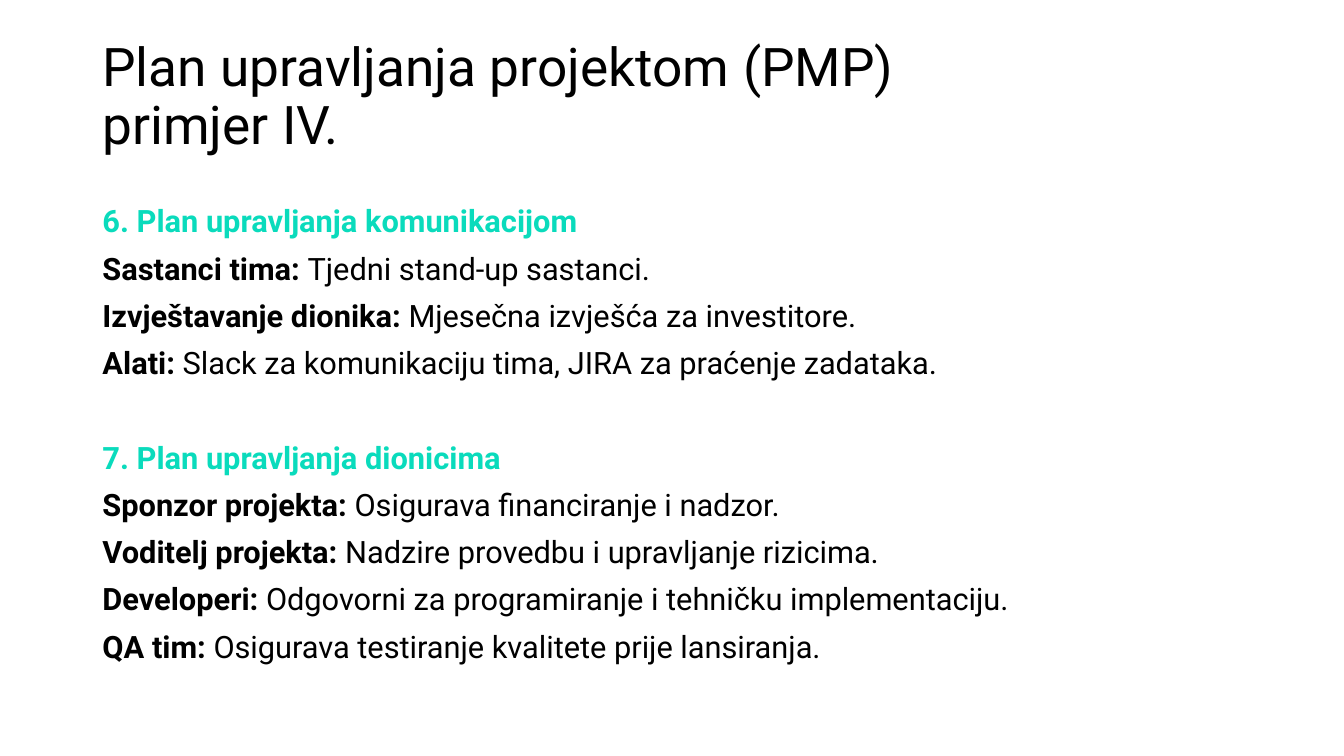
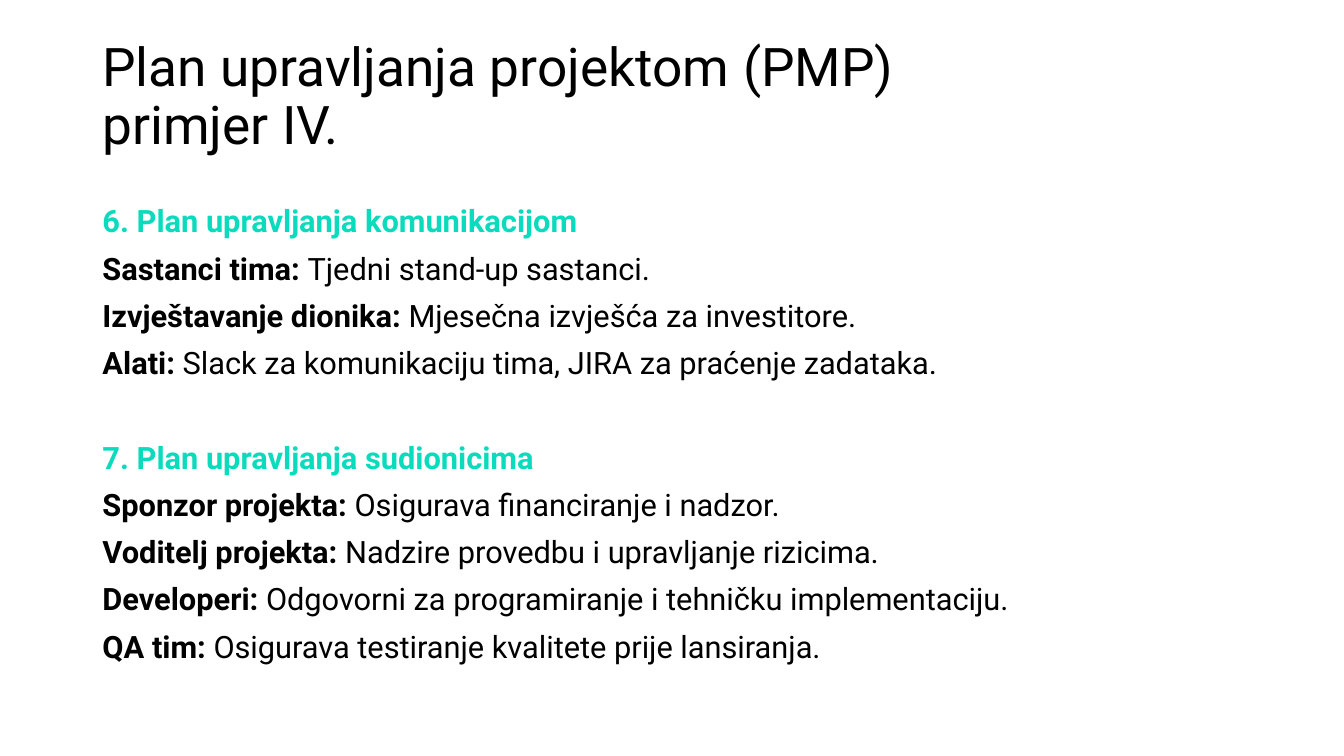
Before and after one commit to dinoDuvnjak/shift4it, a slide deck: slide 12 of 2-project-managment/M3_PLANNING THE WORK_7 hours_HR.pptx. Drawn at 1344x756 pixels with LibreOffice and Linux fonts; fonts in the diff are those of the drawing; background and template pictures are left out. Boxes give left, top, right and bottom in pixels: in the first picture for what was removed or moved away, otherwise in the second. Text is boxed around its words. In the diff, an @@ line names an element or a change of style, - is before the commit and + after.

```diff
--- a/2-project-managment/M3_PLANNING THE WORK_7 hours_HR.pptx
+++ b/2-project-managment/M3_PLANNING THE WORK_7 hours_HR.pptx
@@ text at (102, 446, 534, 476): text changed @@
-7. Plan upravljanja dionicima
+7. Plan upravljanja sudionicima
```
Also in this commit, not shown: 2 other files.
